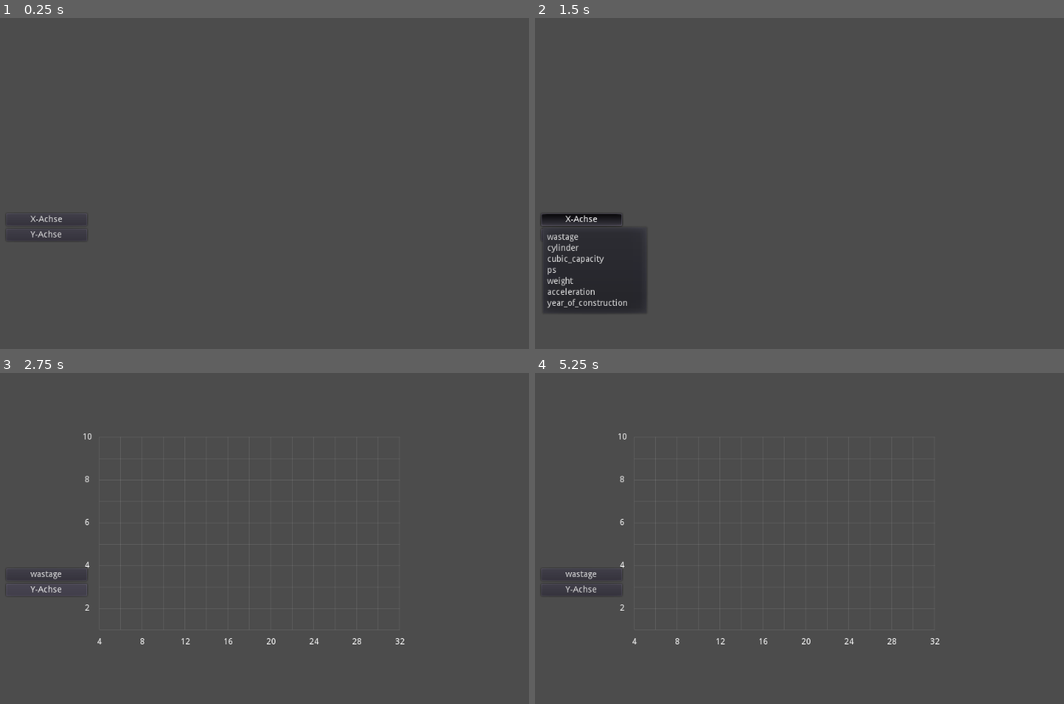
Above: before the commit, frames 1-4 (two rows, left to right).
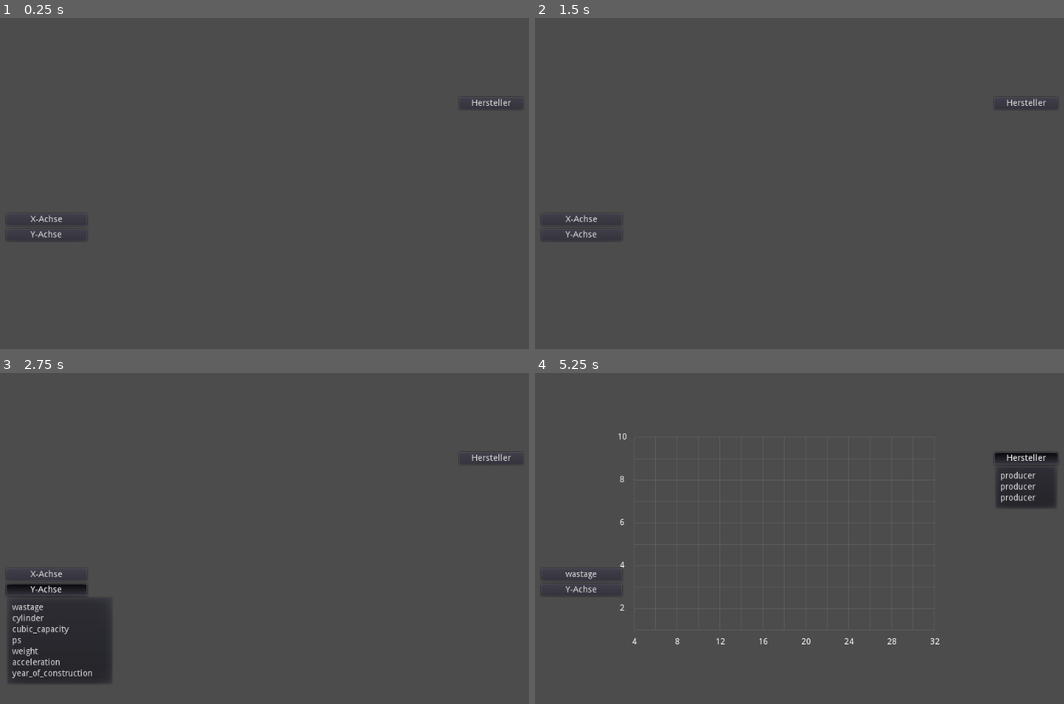
Above: after the commit, the same moments.

Repository: nevs-devs/cars
Game: Godot game, scene res://Main.tscn
Two runs of this game, one before a commit and one after it. Both use one fixed random seed, a clock stepped at 60 frames per second and the inputs below.
Inputs (mouse positions are in pixels of both pictures, inside the frame that each line leads up to):
- Up to frame 1 (0.25 s): no input
- Up to frame 2 (1.5 s): click (1026, 104) at 0.5 s, where only the run after the commit has a clickable "Hersteller"; click "X-Achse" at 1.25 s
- Up to frame 3 (2.75 s): click "Y-Achse" at 2 s
- Up to frame 4 (5.25 s): click "wastage" (after the commit: "X-Achse") at 2.75 s; click "wastage" (after the commit: "X-Achse") at 3.5 s; click "Y-Achse" at 4.25 s; click (1026, 459) at 5 s, where only the run after the commit has a clickable "Hersteller"

The runs differ from the first frame. In frame 1, less than 0.1% of the frame differs, in the area x 87-99%, y 24-28%; in frame 2, 4.5%; in frame 3, 5.3%, in the area x 1-99%, y 18-94%; in frame 4, 1.6%.

Commit message:
fix

Diff:
--- a/Main.gd
+++ b/Main.gd
@@ -1,11 +1,10 @@
 extends Node2D
 
 const AxisOptions = ['wastage', 'cylinder', 'cubic_capacity', 'ps', 'weight', 'acceleration', 'year_of_construction']
+const SelectOptions = ['model', 'producer', 'origin']
 var cars = []
 var x_id = 0
 var y_id = 1
-
-
 
 var LIMITS = {
 	'wastage': [4.0, 30.0, 2.0, 1],
@@ -21,7 +20,8 @@
 	var properties = line.split('\t')
 	if len(properties) != 10:
 		return null
-	return {
+
+	var car = {
 		'model': properties[0],
 		'producer': properties[1],
 		'wastage': properties[2],
@@ -33,6 +33,10 @@
 		'year_of_construction': properties[8],
 		'origin': properties[9],
 	}
+	for key in car:
+		if car[key] == 'NA':
+			car[key] = null
+	return car
 
 func read_cars():
 	var file = File.new()
@@ -65,6 +69,10 @@
 	var x_option = AxisOptions[x_id]
 	var y_option = AxisOptions[y_id]
 	for car in cars:
+		var x = car[x_option]
+		var y = car[y_option]
+		if x == null or y == null:
+			continue
 		data.append([car[x_option], car[y_option]])
 
 	$Chart.draw_chart(
@@ -79,6 +87,9 @@
 		data
 	)
 
+func _on_select_changed(id):
+	pass
+
 func add_options():
 	var index = 0
 	for option in AxisOptions:
@@ -88,6 +99,11 @@
 	$XAxisChooser.get_popup().connect('id_pressed', self, '_on_x_axis_changed')
 	$YAxisChooser.get_popup().connect('id_pressed', self, '_on_y_axis_changed')
 
+	index = 0
+	for option in SelectOptions:
+		$SelectButton.get_popup().add_item('producer', index)
+		index += 1
+	$SelectButton.get_popup().connect('id_pressed', self, '_on_select_changed')
 func _ready():
 	read_cars()
 	add_options()
--- a/Main.tscn
+++ b/Main.tscn
@@ -30,3 +30,14 @@
 __meta__ = {
 "_edit_use_anchors_": false
 }
+
+[node name="SelectButton" type="MenuButton" parent="."]
+margin_left = 854.0
+margin_top = 168.0
+margin_right = 958.0
+margin_bottom = 188.0
+text = "Hersteller"
+flat = false
+__meta__ = {
+"_edit_use_anchors_": false
+}
